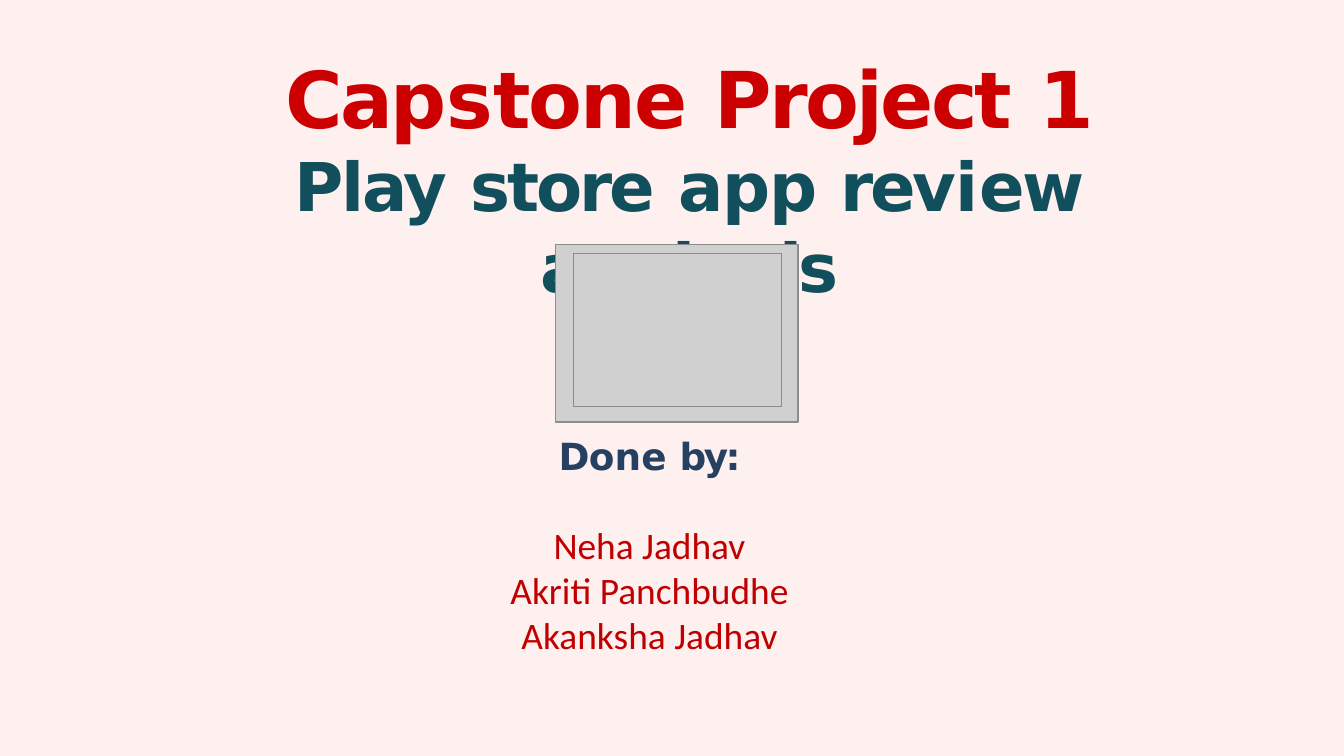
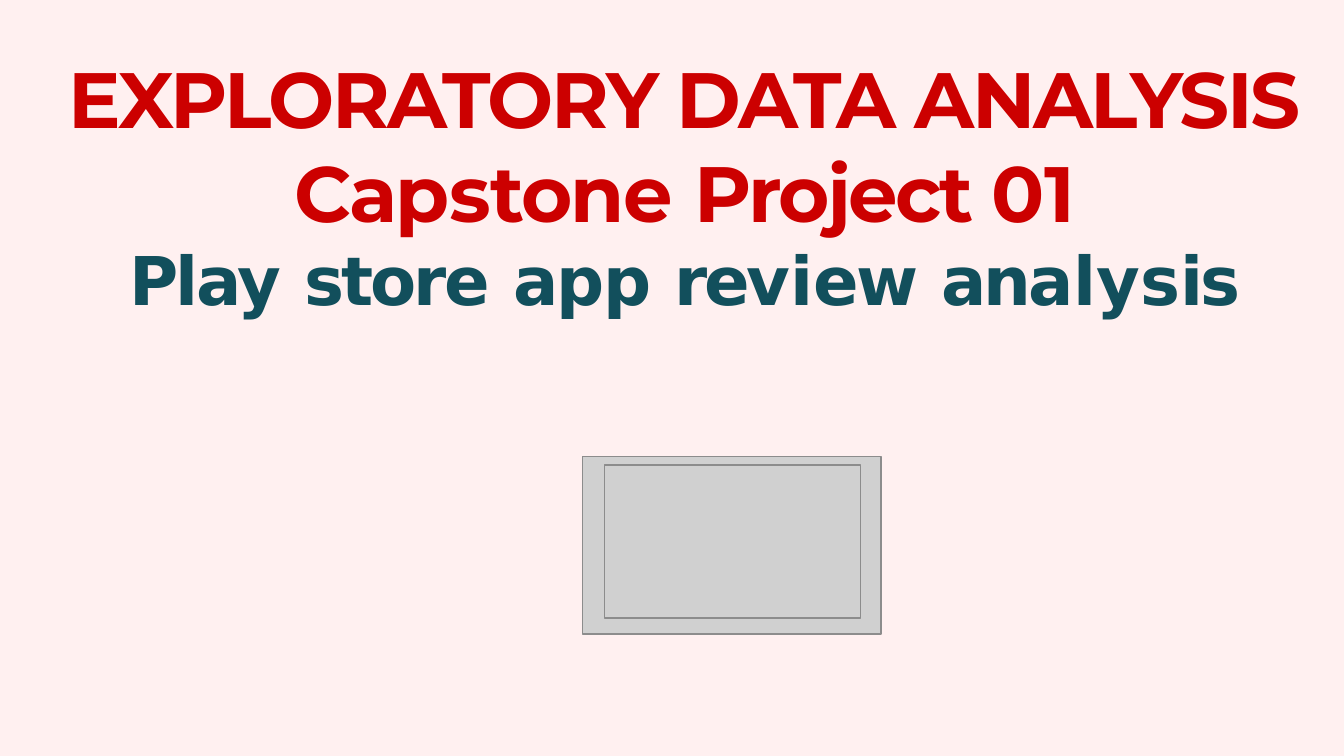
Before and after one commit to nehaa54/exploratory-data-analysis, a slide deck: slide 1 of EDA presentation Playstore Data Analysis.pptx. Drawn at 1344x756 pixels with LibreOffice and Linux fonts; fonts in the diff are those of the drawing; grey boxes stand for pictures; background and template pictures are left out. Boxes give left, top, right and bottom in pixels: in the first picture for what was removed or moved away, otherwise in the second. Text is boxed around its words. In the diff, an @@ line names an element or a change of style, - is before the commit and + after.

```diff
--- a/EDA presentation Playstore Data Analysis.pptx
+++ b/EDA presentation Playstore Data Analysis.pptx
@@ title "EXPLORATORY DATA ANALYSIS Capstone Project ...": place and size @@
-title "EXPLORATORY DATA ANALYSIS Capstone Project ..." at [285,68,1093,306]
+title "EXPLORATORY DATA ANALYSIS Capstone Project ..." at [68,72,1301,320]
@@ title at [68,72,1301,238]: text changed; font DejaVu Sans to Montserrat @@
-Capstone Project 1
+EXPLORATORY DATA ANALYSIS
+Capstone Project 01
@@ text removed at [510,441,789,650] @@
-Done by:
-Neha Jadhav
-Akriti Panchbudhe
-Akanksha Jadhav
@@ picture: place and size @@
-picture at [555,245,797,422]
+picture at [582,457,880,634]
@@ picture: place and size @@
-picture at [574,253,782,406]
+picture at [605,465,862,618]
```
Also in this commit, not shown: 4 other slides changed, 1 slide added.
